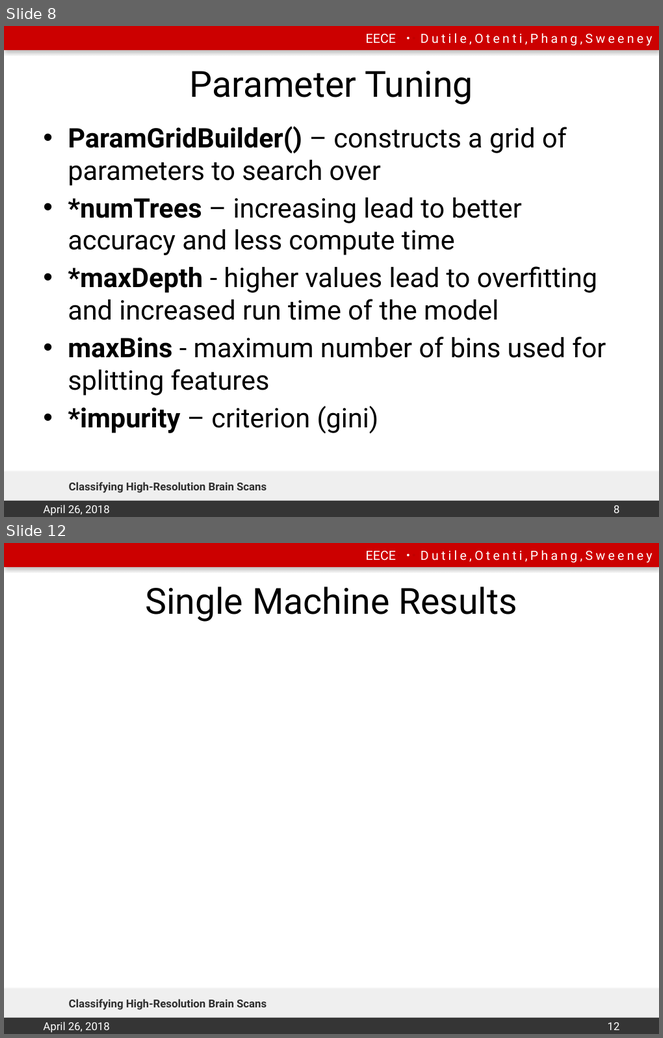
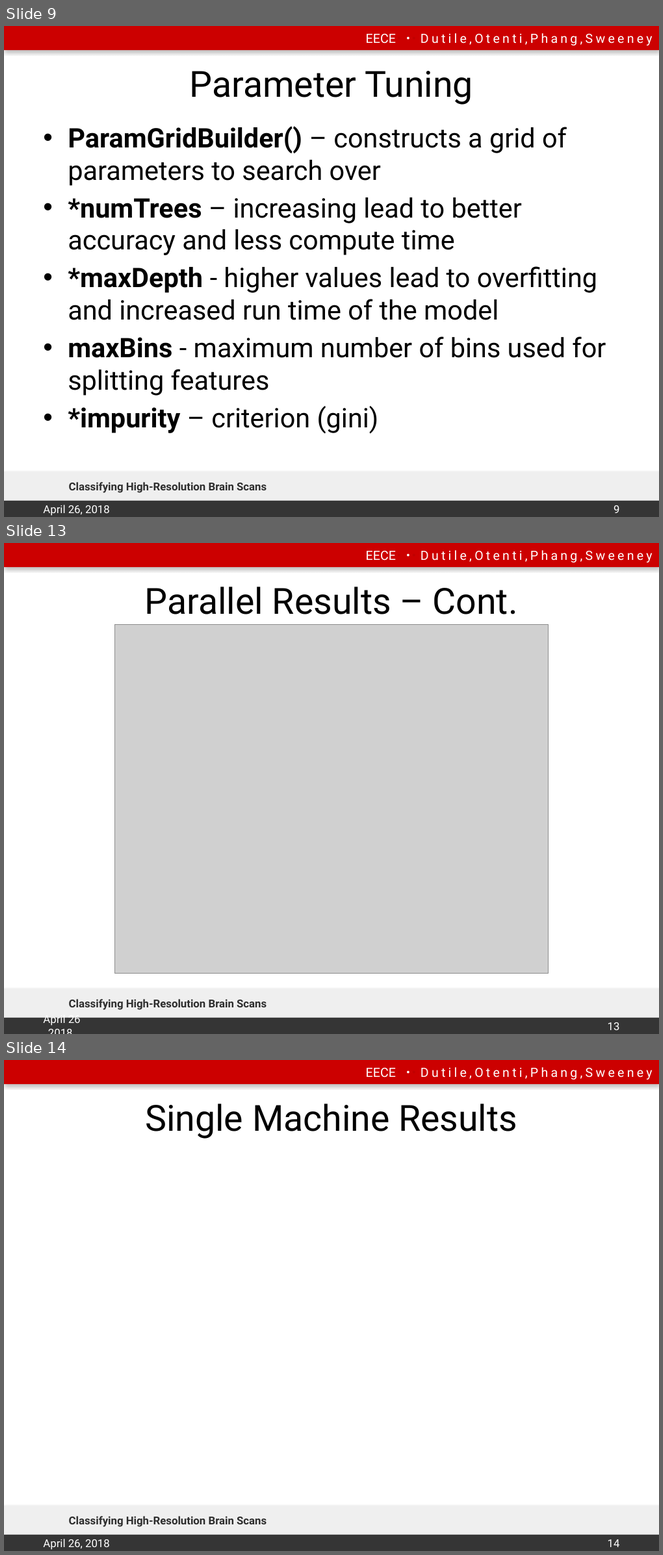
Before and after one commit to emily-jean/ml-brains, a slide deck: presentation/DutileOtentiPhangSweeney.pptx. Shown one above the other, each under a label of ours: slides 8 and 12 before the commit, slides 9, 13 and 14 after it; the slides between them are not shown. The pictures are 663x1038 and 663x1555 pixels, drawn with LibreOffice and Linux fonts; fonts in the diff are those of the drawing; grey boxes stand for pictures; background and template pictures are left out. Boxes give left, top, right and bottom in pixels: in the first picture for what was removed or moved away, otherwise in the second. Text is boxed around its words. In the diff, an @@ line names an element or a change of style, - is before the commit and + after.

```diff
--- a/presentation/DutileOtentiPhangSweeney.pptx
+++ b/presentation/DutileOtentiPhangSweeney.pptx
@@ slide 13 added at [4,543,659,1034], background #FFFFFF; not listed: 4 template elements that a slide beside it also shows @@
@@ title added at [145,587,518,615], 39.6 pt, text #000000 @@
+Parallel Results – Cont.
@@ picture added at [114,625,549,974] @@
@@ text added at [69,999,267,1010], 12 pt, text #2D2D2D, bold @@
+Classifying High-Resolution Brain Scans
@@ text added at [43,1014,81,1027], 12 pt, text #FFFFFF @@
+April 26
+, 2018
@@ page number added at [608,1023,620,1031], 12 pt, text #FFFFFF @@
+13
@@ what was slide 8 is now slide 9 @@
@@ page number at [614,506,620,514]: text changed @@
-8
+9
@@ what was slide 12 is now slide 14 @@
@@ page number at [608,1540,620,1548]: text changed @@
-12
+14
```
Also in this commit, not shown: 7 slides changed, 1 other slide added, 2 other files.
